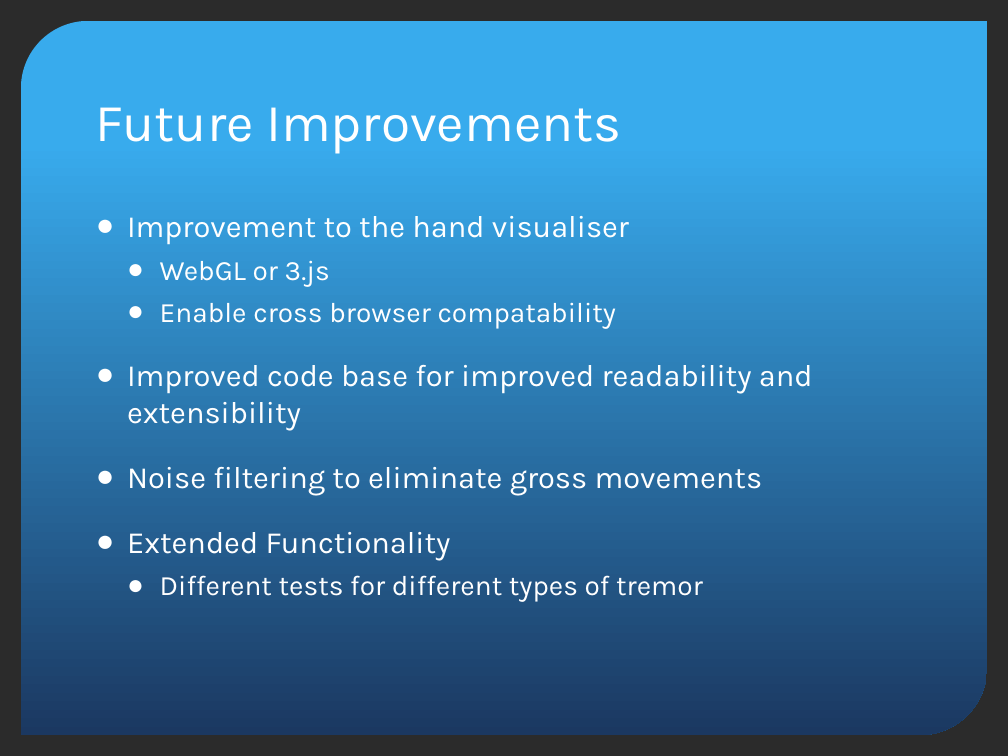
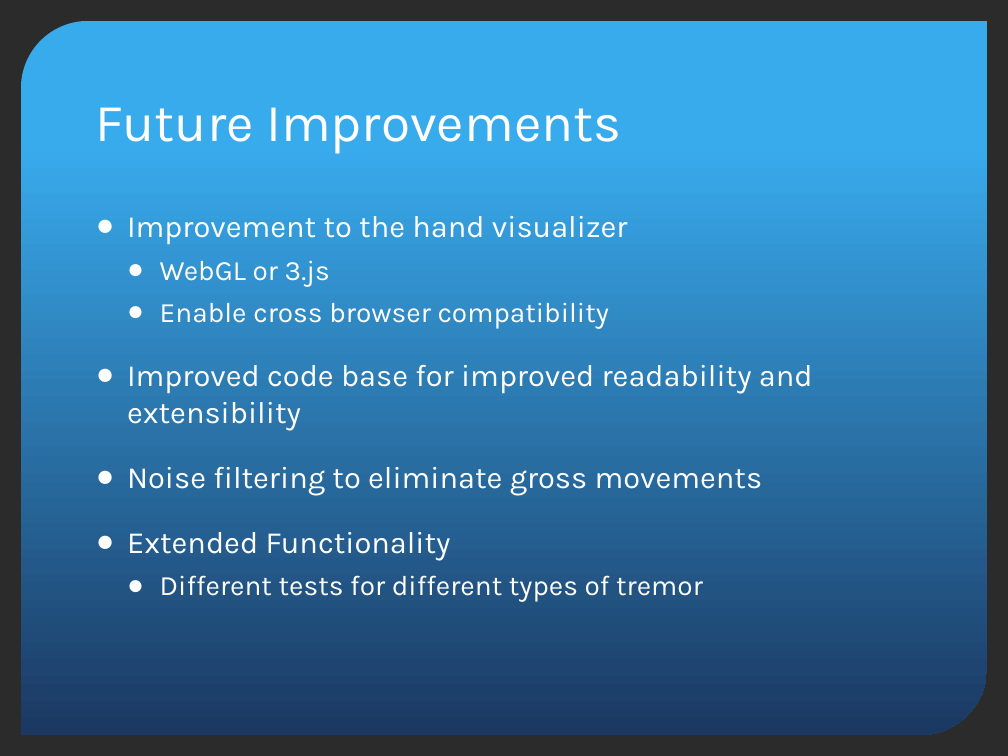
Before and after one commit to ngokylan/Leap-Motion, a slide deck: slide 9 of Final Submission/Appendices/19 - Presentations/Week 12.pptx. Drawn at 1008x756 pixels with LibreOffice and Linux fonts; fonts in the diff are those of the drawing; background and template pictures are left out; a plain dark background stands for a picture behind light text. Boxes give left, top, right and bottom in pixels: in the first picture for what was removed or moved away, otherwise in the second. Text is boxed around its words. In the diff, an @@ line names an element or a change of style, - is before the commit and + after.

```diff
--- a/Final Submission/Appendices/19 - Presentations/Week 12.pptx
+++ b/Final Submission/Appendices/19 - Presentations/Week 12.pptx
@@ text at <box>127,216,628,245</box>: text changed @@
-● Improvement to the hand visualiser
+● Improvement to the hand visualizer
@@ text at <box>160,303,609,329</box>: text changed @@
-  ● Enable cross browser compatability
+  ● Enable cross browser compatibility
```
Also in this commit, not shown: 1 other slide changed, 1 slide added, 1 other file.
